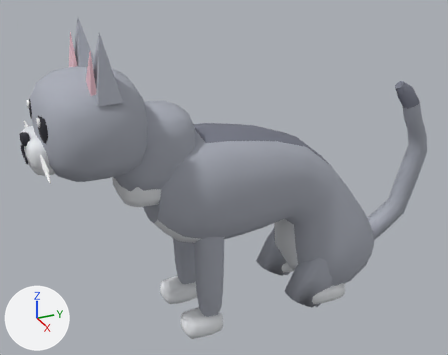
The glTF model model/pet_cat.glb, before and after one commit.
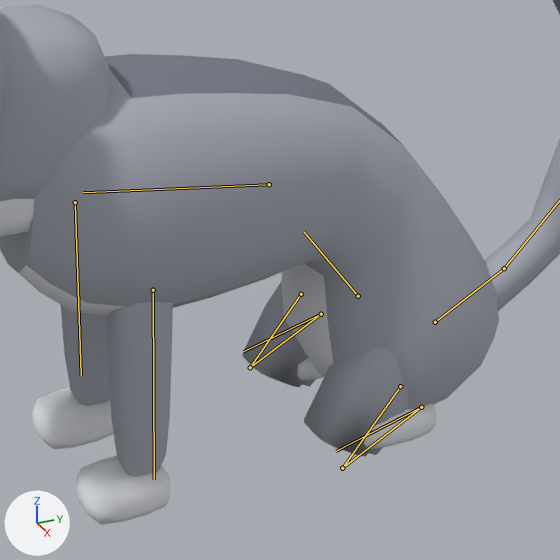
Old and new are each drawn whole from a 50 mm camera at (2.276, -1.193, 1.817) aimed at (-0.038, -0.152, 0.66) and again close up on the part from 32% to 90% of the width and 28% to 100% of the height. The lights are fixed; the arrows at lower left show +X, +Y and +Z. The first two pictures are the older version. Both versions are drawn at frame 1 of the action 'wolf_sit'; the numbers are the values there. The bones that change, and the others that lie on the model, are drawn over the model as lines in the close-ups.

The first close-up shows 'Cat'.
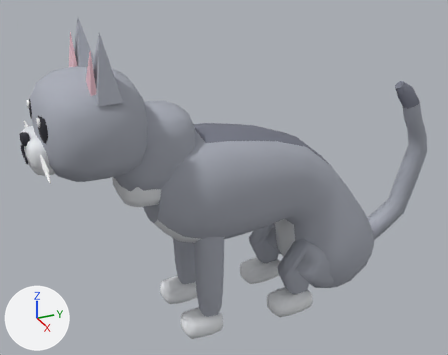
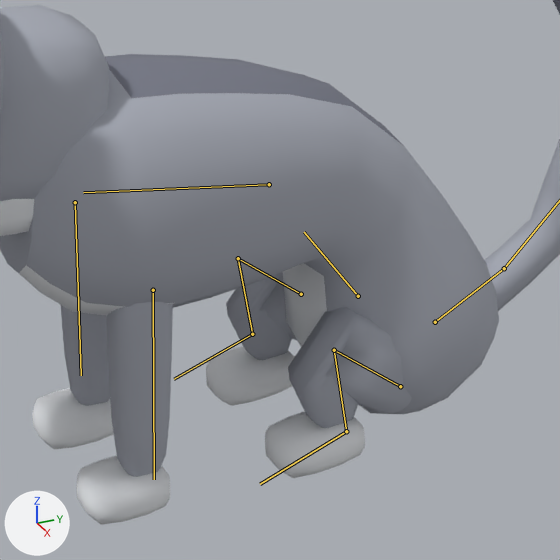
What differs and where, as boxes [x1, y1, x2, y2] in the close-ups (560 x 560 px):
```json
{"object": "Cat", "change": "posed", "before": [0, 0, 560, 525], "after": [0, 0, 560, 525]}
{"bone": "hindleg_L", "before": "(400, 386) to (342, 468)", "after": "(400, 386) to (334, 350)"}
{"bone": "hindshin_L", "before": "(342, 468) to (421, 407)", "after": "(334, 350) to (346, 431)"}
{"bone": "hindpaw_L", "before": "(421, 407) to (336, 451)", "after": "(346, 431) to (260, 484)"}
{"bone": "hindleg_R", "before": "(301, 294) to (250, 367)", "after": "(301, 294) to (238, 258)"}
{"bone": "hindshin_R", "before": "(250, 367) to (321, 314)", "after": "(238, 258) to (252, 334)"}
{"bone": "hindpaw_R", "before": "(321, 314) to (243, 351)", "after": "(252, 334) to (174, 379)"}
```

Scene script edits in JSON lines:
```json
{"block": "bone_hindleg_l", "where": "bone_hindleg_l = bpy.data.objects['CatRig'].pose.bones['hindleg_L']  # child of 'hips'"}
{"op": "set", "path": "bone_hindleg_l.rotation_quaternion", "old": "(0.988, 0.153, 0.0, 0.0)", "new": "(0.804, -0.595, 0.0, 0.0)", "note": "degrees (18, 0, 0) -> degrees (-73, 0, 0)"}
{"block": "bone_hindshin_l", "where": "bone_hindshin_l = bpy.data.objects['CatRig'].pose.bones['hindshin_L']  # child of 'hindleg_L'"}
{"op": "set", "path": "bone_hindshin_l.rotation_quaternion", "old": "(0.21, 0.978, 0.0, 0.0)", "new": "(0.347, 0.938, 0.0, 0.0)", "note": "degrees (156, 0, 0) -> degrees (139, 0, 0)"}
{"block": "bone_hindpaw_l", "where": "bone_hindpaw_l = bpy.data.objects['CatRig'].pose.bones['hindpaw_L']  # child of 'hindshin_L'"}
{"op": "set", "path": "bone_hindpaw_l.rotation_quaternion", "old": "(-0.481, 0.877, 0.0, 0.0)", "new": "(0.996, -0.089, 0.0, 0.0)", "note": "degrees (-122, 0, 0) -> degrees (-10, 0, 0)"}
{"block": "bone_hindleg_r", "where": "bone_hindleg_r = bpy.data.objects['CatRig'].pose.bones['hindleg_R']  # child of 'hips'"}
{"op": "set", "path": "bone_hindleg_r.rotation_quaternion", "old": "(0.988, 0.153, 0.0, 0.0)", "new": "(0.804, -0.595, 0.0, 0.0)", "note": "degrees (18, 0, 0) -> degrees (-73, 0, 0)"}
{"block": "bone_hindshin_r", "where": "bone_hindshin_r = bpy.data.objects['CatRig'].pose.bones['hindshin_R']  # child of 'hindleg_R'"}
{"op": "set", "path": "bone_hindshin_r.rotation_quaternion", "old": "(0.21, 0.978, 0.0, 0.0)", "new": "(0.347, 0.938, 0.0, 0.0)", "note": "degrees (156, 0, 0) -> degrees (139, 0, 0)"}
{"block": "bone_hindpaw_r", "where": "bone_hindpaw_r = bpy.data.objects['CatRig'].pose.bones['hindpaw_R']  # child of 'hindshin_R'"}
{"op": "set", "path": "bone_hindpaw_r.rotation_quaternion", "old": "(-0.481, 0.877, 0.0, 0.0)", "new": "(0.996, -0.089, 0.0, 0.0)", "note": "degrees (-122, 0, 0) -> degrees (-10, 0, 0)"}
```
